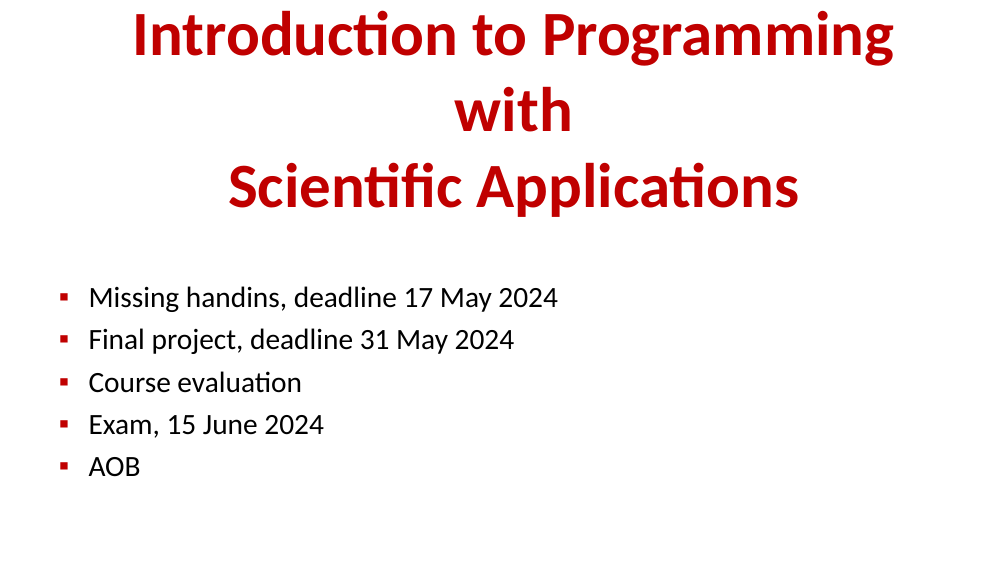
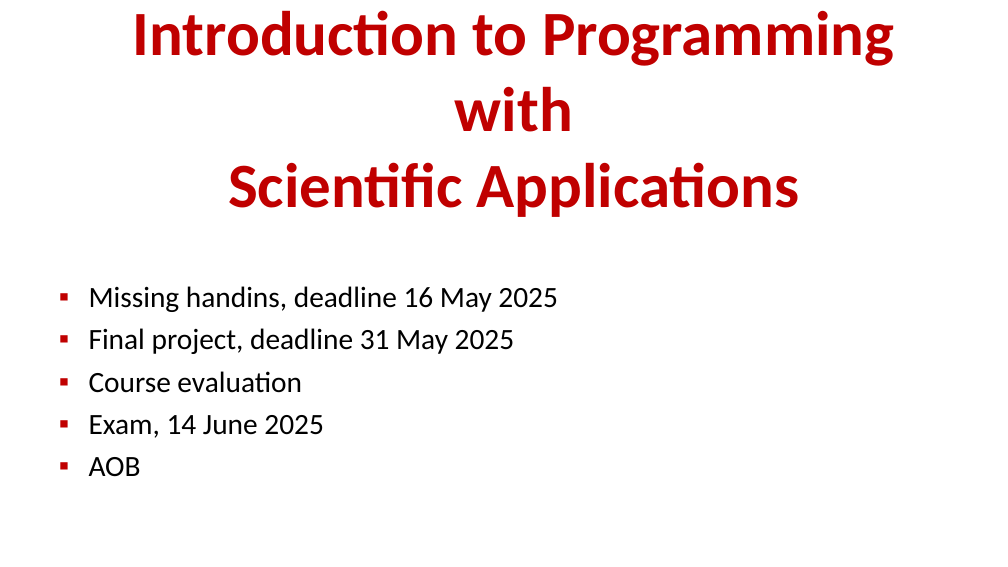
Before and after one commit to gsbrodal/gsbrodal.github.io, a slide deck: slide 1 of ipsa/slides/exam.pptx. Drawn at 1008x567 pixels with LibreOffice and Linux fonts; fonts in the diff are those of the drawing. Boxes give left, top, right and bottom in pixels: in the first picture for what was removed or moved away, otherwise in the second. Text is boxed around its words. In the diff, an @@ line names an element or a change of style, - is before the commit and + after.

Commit message:
all-slides.pdf exam.pdf exam.pptx final_lecture.pdf final_lecture.pptx

```diff
--- a/ipsa/slides/exam.pptx
+++ b/ipsa/slides/exam.pptx
@@ text at [89, 286, 558, 354]: text changed @@
-▪ Missing handins, deadline 17 May 2024
-▪ Final project, deadline 31 May 2024
+▪ Missing handins, deadline 16 May 2025
+▪ Final project, deadline 31 May 2025
@@ text at [89, 415, 323, 438]: text changed @@
-▪ Exam, 15 June 2024
+▪ Exam, 14 June 2025
```
Also in this commit, not shown: 4 other files.
